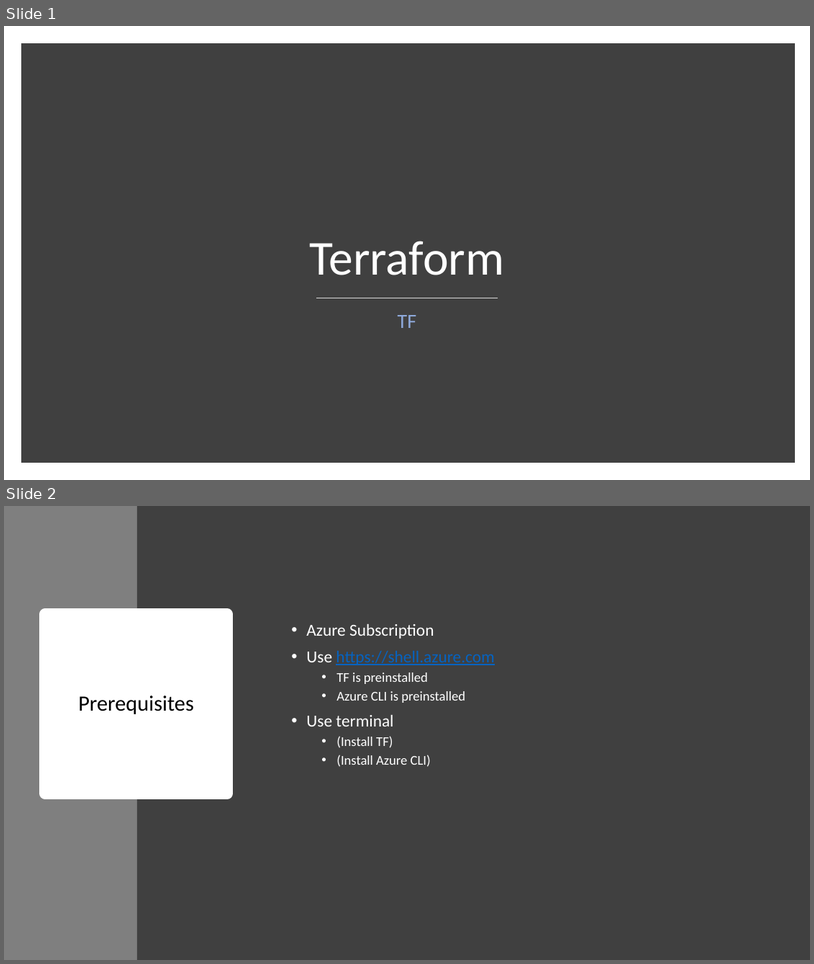
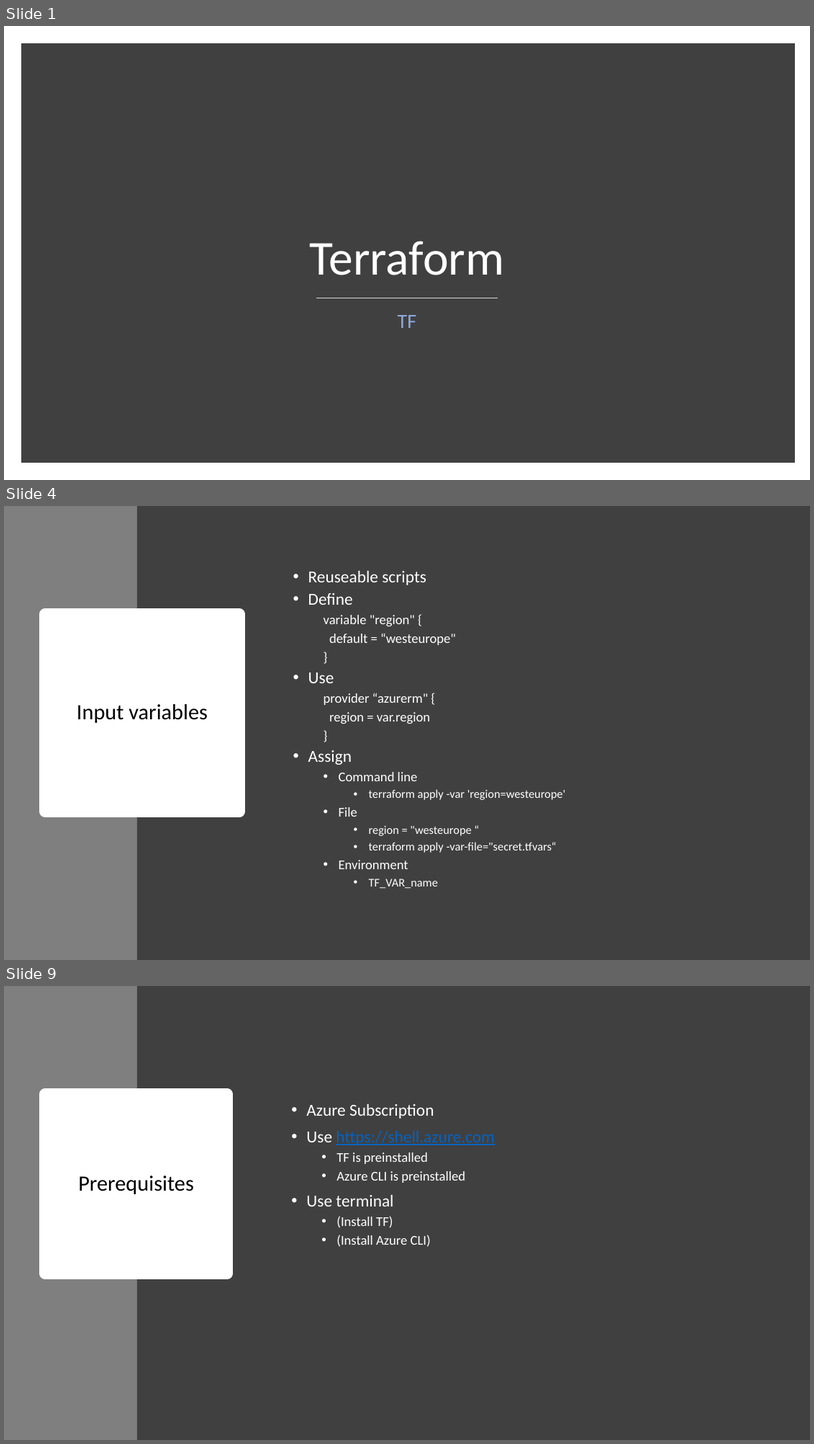
Before and after one commit to sujithq/mini-workshop-tf, a slide deck: Presentation.pptx. Shown one above the other, each under a label of ours: slides 1 and 2 before the commit, slides 1, 4 and 9 after it; the slides between them are not shown. The pictures are 814x964 and 814x1444 pixels, drawn with LibreOffice and Linux fonts; fonts in the diff are those of the drawing. Boxes give left, top, right and bottom in pixels: in the first picture for what was removed or moved away, otherwise in the second. Text is boxed around its words. In the diff, an @@ line names an element or a change of style, - is before the commit and + after.

```diff
--- a/Presentation.pptx
+++ b/Presentation.pptx
@@ slide 4 added at bbox=[4, 506, 810, 960], background #FFFFFF @@
@@ rectangle added at bbox=[4, 506, 137, 960], fill #7F7F7F @@
@@ rectangle added at bbox=[137, 506, 810, 960], fill #404040 @@
@@ text added at bbox=[309, 571, 566, 888], 14 pt, text #FFFFFF @@
+  • Reuseable scripts
+  • Define
+    variable "region" {
+    default = “westeurope"
+    }
+  • Use
+    provider “azurerm" {
+    region = var.region
+    }
+  • Assign
+    • Command line
+      • terraform apply -var 'region=westeurope'
+    • File
+      • region = "westeurope “
+      • terraform apply -var-file="secret.tfvars“
+    • Environment
+      • TF_VAR_name
@@ title added at bbox=[45, 614, 239, 811], fill #FFFFFF, outline #FFFFFF 13.75 pt, 26 pt, text #000000 @@
+Input variables
@@ what was slide 2 is now slide 9 @@
```
Also in this commit, not shown: 1 slide changed, 10 other slides added, 1 slide removed, 1 other file.
